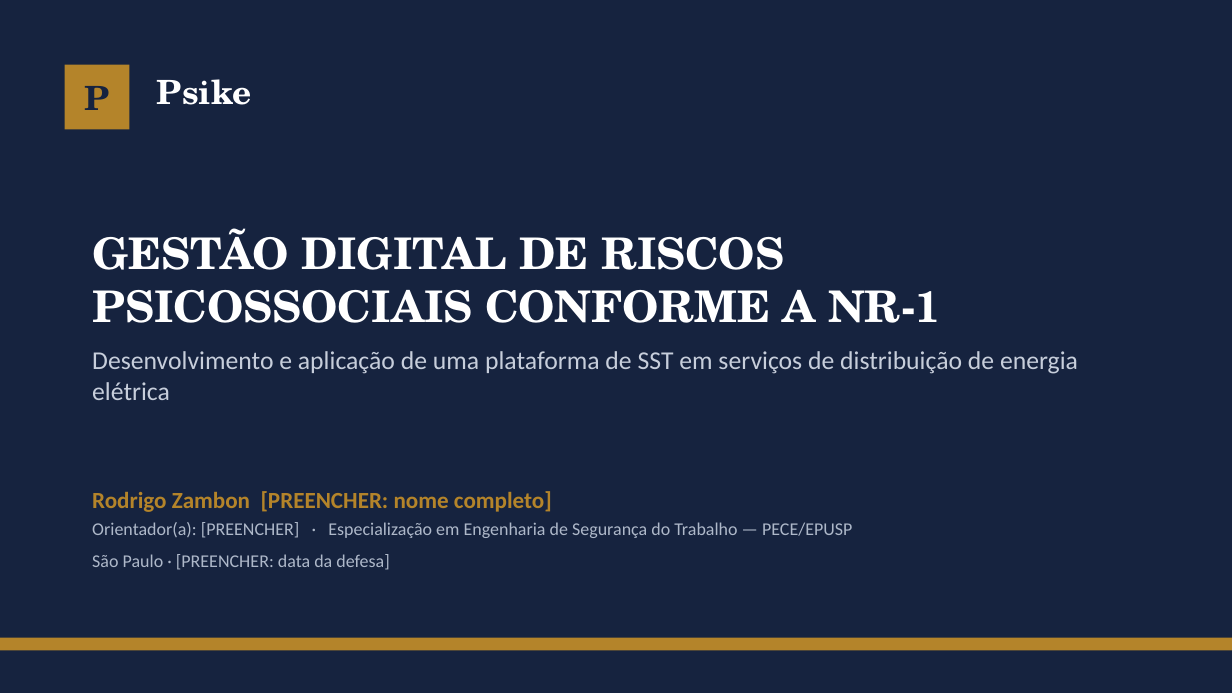
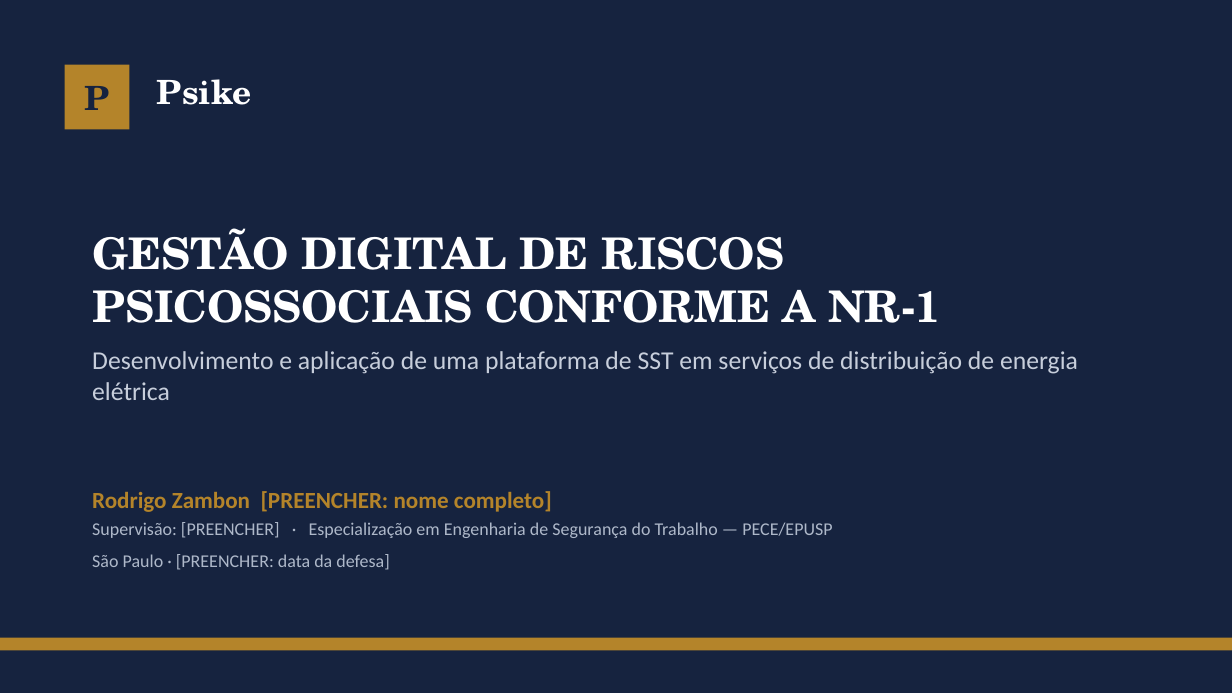
Before and after one commit to rodrigozambon20-del/TCCENGENHARIASEGURAN-A, a slide deck: slide 1 of docs/tcc/apresentacao/Apresentacao_Banca_Psike.pptx. Drawn at 1232x693 pixels with LibreOffice and Linux fonts; fonts in the diff are those of the drawing. Boxes give left, top, right and bottom in pixels: in the first picture for what was removed or moved away, otherwise in the second. Text is boxed around its words. In the diff, an @@ line names an element or a change of style, - is before the commit and + after.

```diff
--- a/docs/tcc/apresentacao/Apresentacao_Banca_Psike.pptx
+++ b/docs/tcc/apresentacao/Apresentacao_Banca_Psike.pptx
@@ text at <box>92,522,832,538</box>: text changed @@
-Orientador(a): [PREENCHER] · Especialização em Engenharia de Segurança do Trabalho — PECE/EPUSP
+Supervisão: [PREENCHER] · Especialização em Engenharia de Segurança do Trabalho — PECE/EPUSP
```
Also in this commit, not shown: 4 other slides changed, 3 other files.
